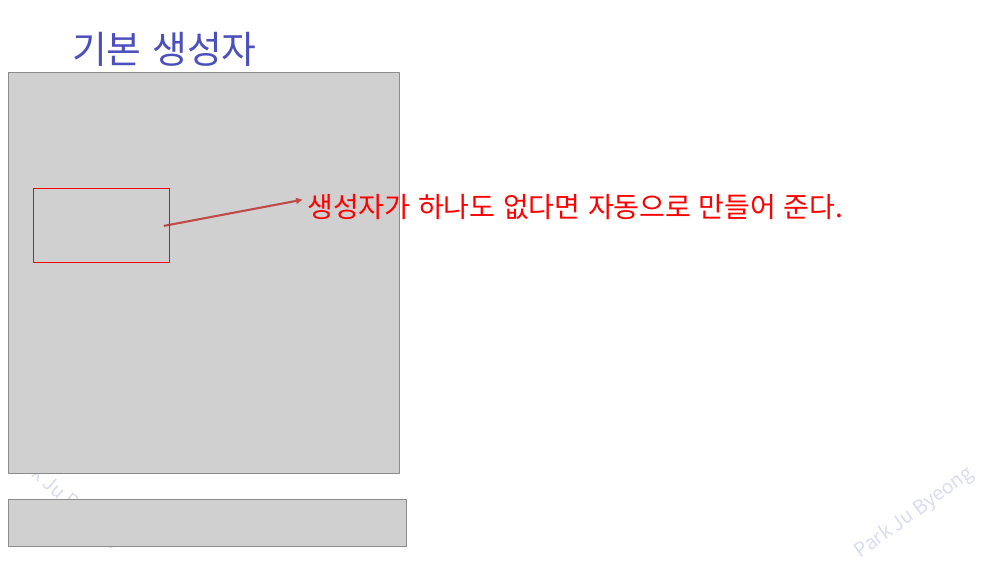
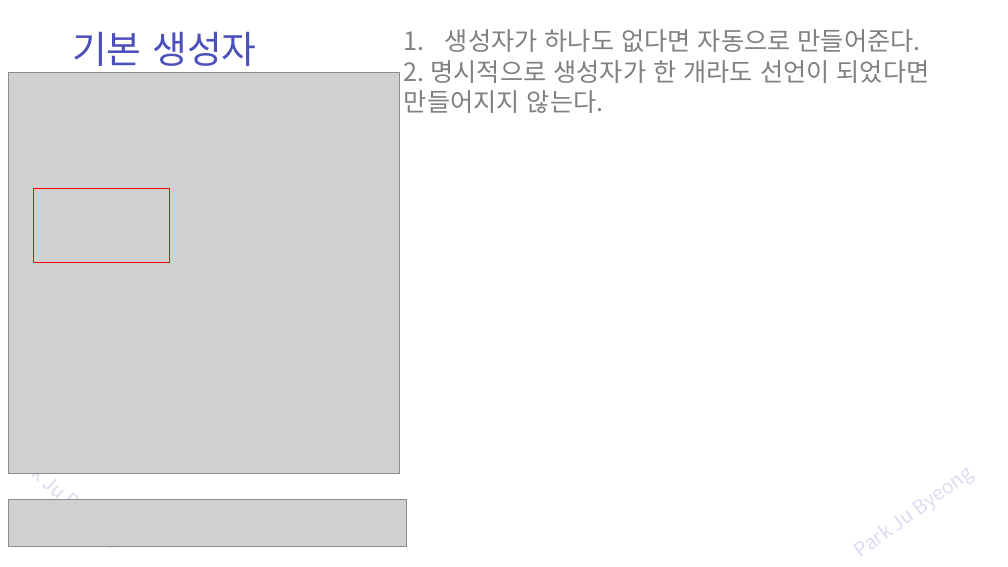
Before and after one commit to zest132/JavaLecture, a slide deck: slide 7 of JavaLecture/LectureFile/java 8강 생성자.pptx. Drawn at 1008x567 pixels with LibreOffice and Linux fonts; fonts in the diff are those of the drawing; grey boxes stand for pictures. Boxes give left, top, right and bottom in pixels: in the first picture for what was removed or moved away, otherwise in the second. Text is boxed around its words. In the diff, an @@ line names an element or a change of style, - is before the commit and + after.

```diff
--- a/JavaLecture/LectureFile/java 8강 생성자.pptx
+++ b/JavaLecture/LectureFile/java 8강 생성자.pptx
@@ text added at (404, 29, 930, 113), 36 pt, text #808080 @@
+1. 생성자가 하나도 없다면 자동으로 만들어준다.
+2. 명시적으로 생성자가 한 개라도 선언이 되었다면 만들어지지 않는다.
@@ arrow removed from (164, 226) to (302, 200) @@
@@ text removed at (307, 189, 843, 225) @@
-생성자가 하나도 없다면 자동으로 만들어 준다.
```
Also in this commit, not shown: 17 other slides changed, 10 slides added, 1 slide removed, 2 other files.
